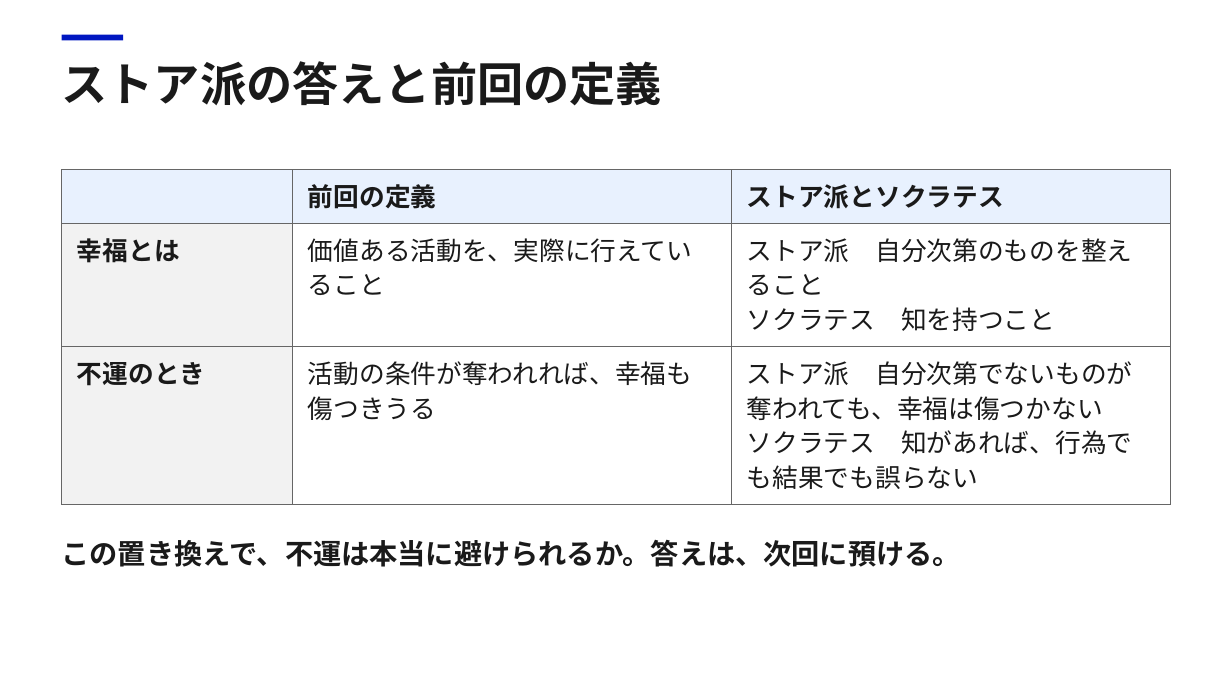
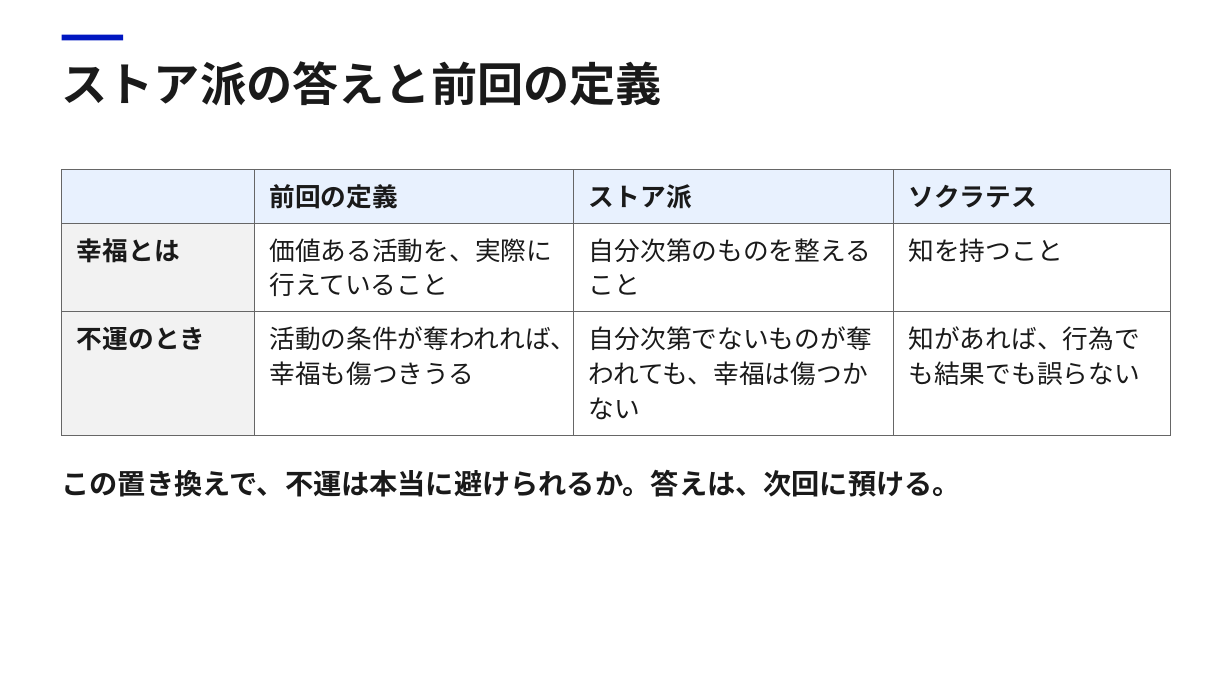
Before and after one commit to Daisetsu1980/markitdown, a slide deck: slide 17 of work/幸福_第2回/幸福_第2回.pptx. Drawn at 1232x693 pixels with LibreOffice and Linux fonts; fonts in the diff are those of the drawing. Boxes give left, top, right and bottom in pixels: in the first picture for what was removed or moved away, otherwise in the second. Text is boxed around its words. In the diff, an @@ line names an element or a change of style, - is before the commit and + after.

```diff
--- a/work/幸福_第2回/幸福_第2回.pptx
+++ b/work/幸福_第2回/幸福_第2回.pptx
@@ table at [62,169,1171,435] @@
-column 3: ストア派とソクラテス | ストア派 自分次第のものを整えること / ソクラテス 知を持つこと | ストア派 自分次第でないものが奪われても、幸福は傷つかない / ソクラテス 知があれば、行為でも結果でも誤らない
+column 3: ストア派 | 自分次第のものを整えること | 自分次第でないものが奪われても、幸福は傷つかない
+column 4: ソクラテス | 知を持つこと | 知があれば、行為でも結果でも誤らない
@@ text "この置き換えで、不運は本当に避けられるか。答えは、次回に預ける。": place and size @@
-text "この置き換えで、不運は本当に避けられるか。答えは、次回に預ける。" at [62,540,961,567]
+text "この置き換えで、不運は本当に避けられるか。答えは、次回に預ける。" at [62,470,961,497]
```
Also in this commit, not shown: 9 other slides changed, 16 other files.
